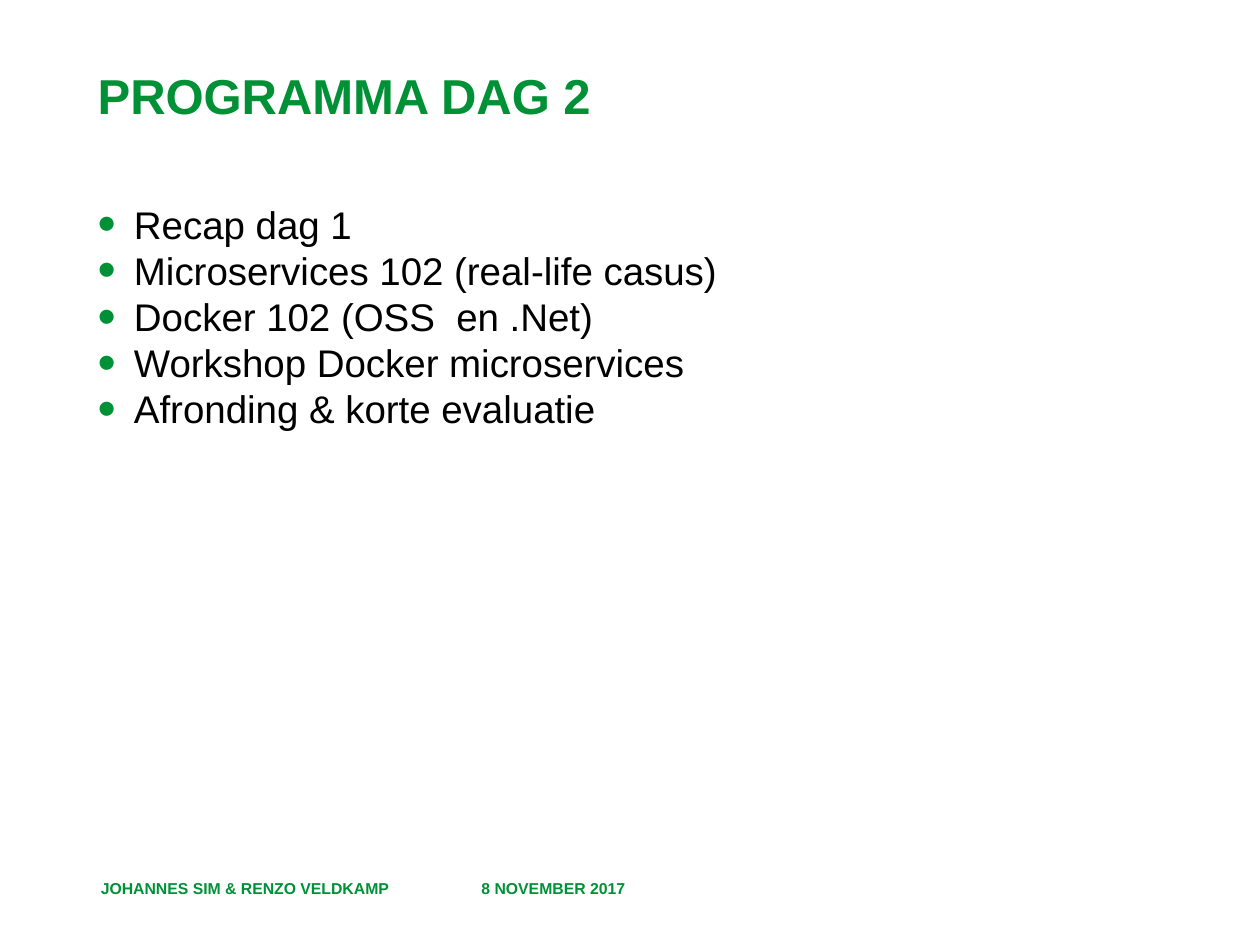
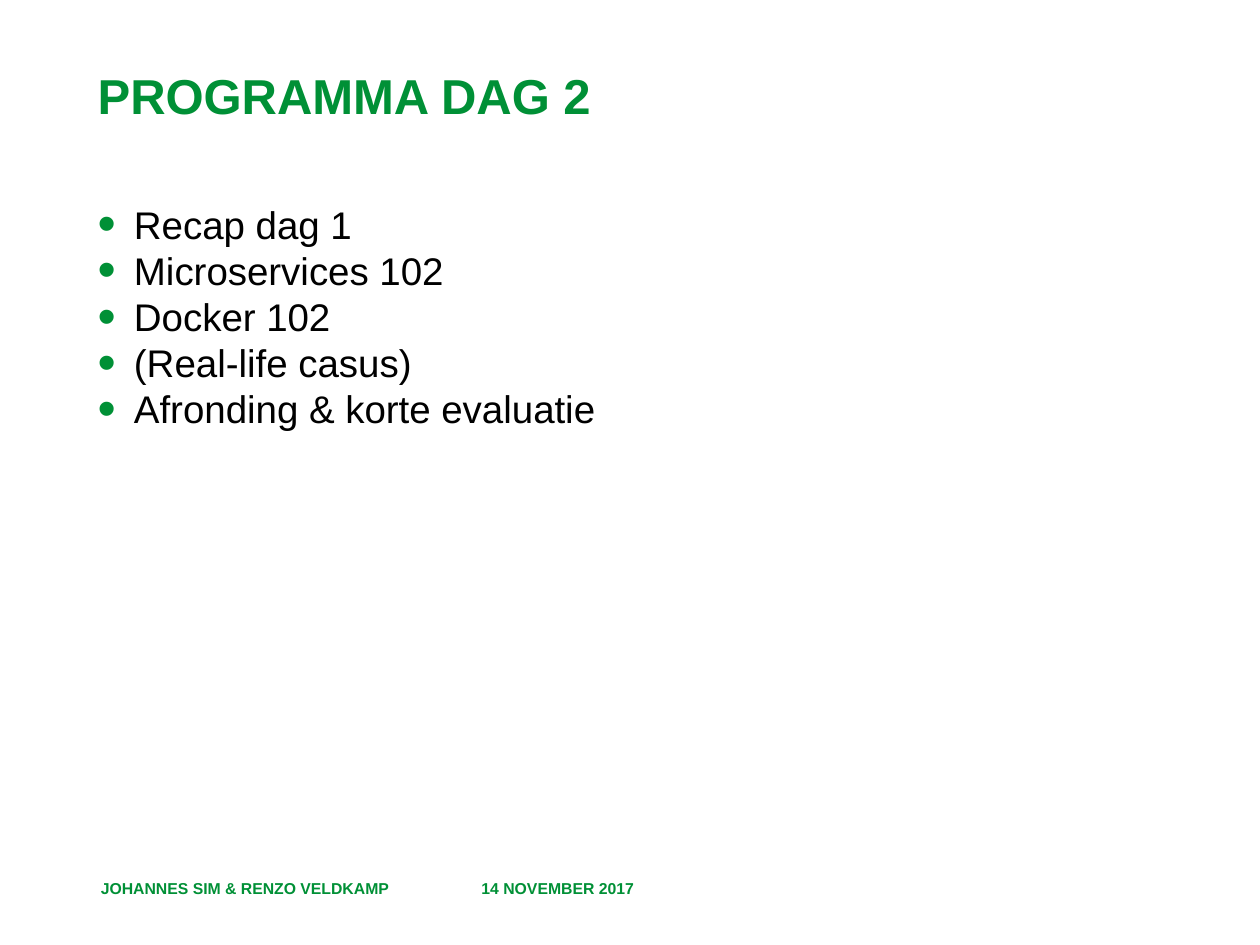
Before and after one commit to RenzoVeldkamp/MicroContainer, a slide deck: slide 5 of Presentatie/Programma en Leerdoelen.pptx. Drawn at 1260x945 pixels with LibreOffice and Linux fonts; fonts in the diff are those of the drawing; background and template pictures are left out. Boxes give left, top, right and bottom in pixels: in the first picture for what was removed or moved away, otherwise in the second. Text is boxed around its words. In the diff, an @@ line names an element or a change of style, - is before the commit and + after.

```diff
--- a/Presentatie/Programma en Leerdoelen.pptx
+++ b/Presentatie/Programma en Leerdoelen.pptx
@@ text at [134, 257, 443, 385]: text changed @@
-• Microservices 102 (real-life casus)
-• Docker 102 (OSS en .Net)
-• Workshop Docker microservices
+• Microservices 102
+• Docker 102
+• (Real-life casus)
@@ text at [481, 883, 634, 894]: text changed @@
-8 NOVEMBER 2017
+14 NOVEMBER 2017
```
Also in this commit, not shown: 4 other slides changed, 5 other files.
